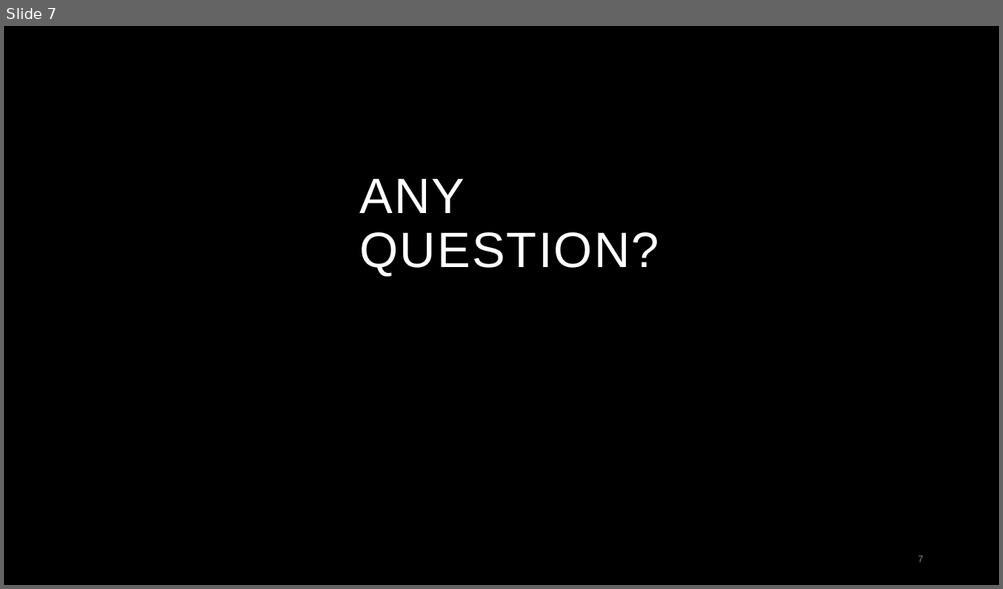
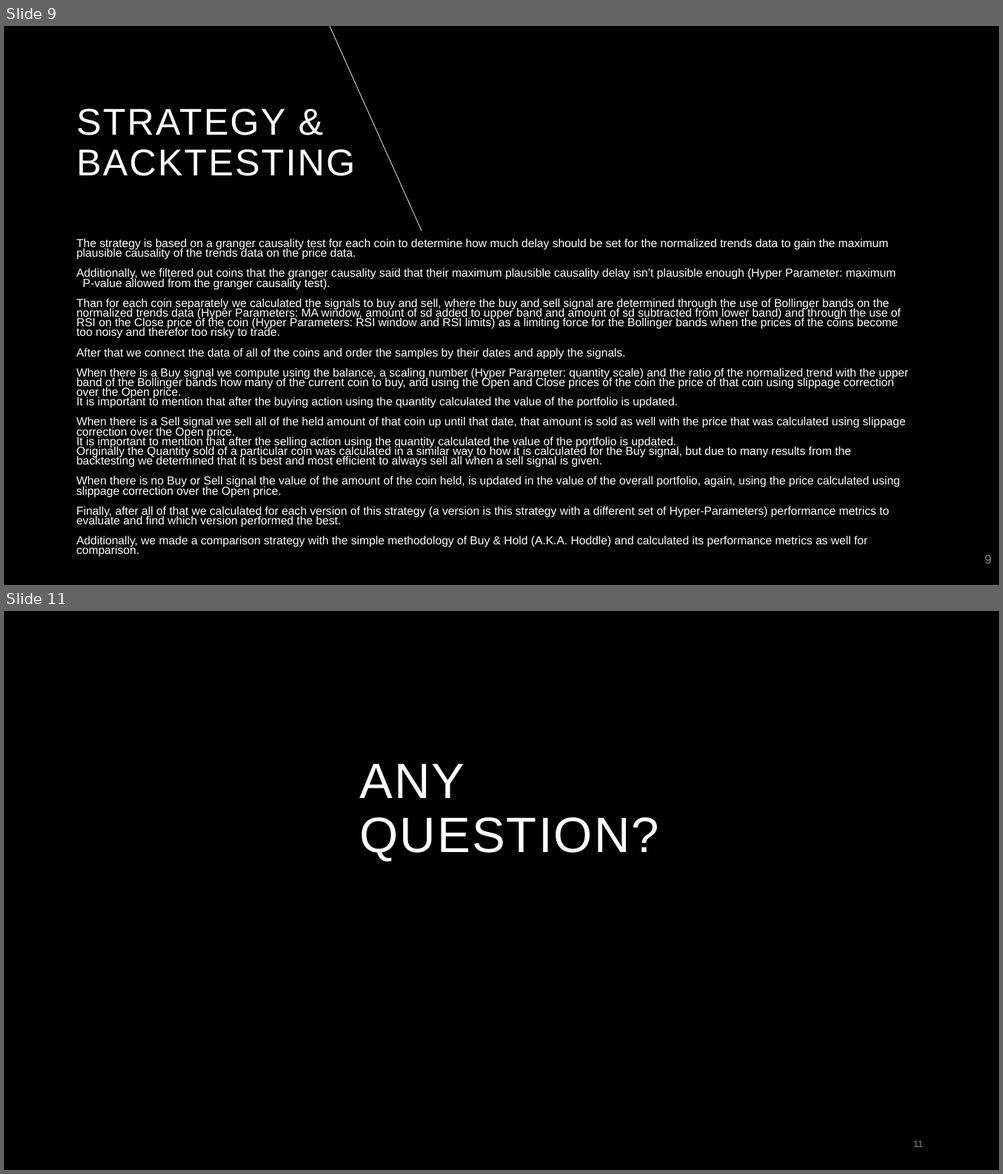
Before and after one commit to HillelCharbit/Trading-Algorithm-Project---google-trends, a slide deck: presentation/Trading Sentiment Analysis in Decentralized Cryptocurrencies.pptx. Shown one above the other, each under a label of ours: slide 7 before the commit, slides 9 and 11 after it; the slides between them are not shown. The pictures are 1003x589 and 1003x1174 pixels, drawn with LibreOffice and Linux fonts; fonts in the diff are those of the drawing; background and template pictures are left out. Boxes give left, top, right and bottom in pixels: in the first picture for what was removed or moved away, otherwise in the second. Text is boxed around its words. In the diff, an @@ line names an element or a change of style, - is before the commit and + after.

```diff
--- a/presentation/Trading Sentiment Analysis in Decentralized Cryptocurrencies.pptx
+++ b/presentation/Trading Sentiment Analysis in Decentralized Cryptocurrencies.pptx
@@ slide 9 added at box(4, 26, 999, 585), background #000000 @@
@@ line added from (330, 26) to (422, 231), #FFFFFF 0.5 pt @@
@@ title added at box(77, 108, 355, 176), 36 pt, text #FFFFFF @@
+STRATEGY & BACKTESTING
@@ text added at box(77, 238, 908, 557), 11.2 pt, text #FFFFFF @@
+The strategy is based on a granger causality test for each coin to determine how much delay should be set for the normalized trends data to gain the maximum plausible causality of the trends data on the price data.
+Additionally, we filtered out coins that the granger causality said that their maximum plausible causality delay isn’t plausible enough (Hyper Parameter: maximum P-value allowed from the granger causality test).
+Than for each coin separately we calculated the signals to buy and sell, where the buy and sell signal are determined through the use of Bollinger bands on the normalized trends data (Hyper Parameters: MA window, amount of sd added to upper band and amount of sd subtracted from lower band) and through the use of RSI on the Close price of the coin (Hyper Parameters: RSI window and RSI limits) as a limiting force for the Bollinger bands when the prices of the coins become too noisy and therefor too risky to trade.
+After that we connect the data of all of the coins and order the samples by their dates and apply the signals.
+When there is a Buy signal we compute using the balance, a scaling number (Hyper Parameter: quantity scale) and the ratio of the normalized trend with the upper band of the Bollinger bands how many of the current coin to buy, and using the Open and Close prices of the coin the price of that coin using slippage correction over the Open price.
+It is important to mention that after the buying action using the quantity calculated the value of the portfolio is updated.
+When there is a Sell signal we sell all of the held amount of that coin up until that date, that amount is sold as well with the price that was calculated using slippage correction over the Open price.
+It is important to mention that after the selling action using the quantity calculated the value of the portfolio is updated.
+Originally the Quantity sold of a particular coin was calculated in a similar way to how it is calculated for the Buy signal, but due to many results from the backtesting we determined that it is best and most efficient to always sell all when a sell signal is given.
+When there is no Buy or Sell signal the value of the amount of the coin held, is updated in the value of the overall portfolio, again, using the price calculated using slippage correction over the Open price.
+Finally, after all of that we calculated for each version of this strategy (a version is this strategy with a different set of Hyper-Parameters) performance metrics to evaluate and find which version performed the best.
+Additionally, we made a comparison strategy with the simple methodology of Buy & Hold (A.K.A. Hoddle) and calculated its performance metrics as well for comparison.
@@ page number added at box(984, 555, 991, 564), 12 pt, text #8C8C8C @@
+9
@@ what was slide 7 is now slide 11 @@
@@ page number at box(913, 1141, 922, 1147): text changed @@
-7
+11
```
Also in this commit, not shown: 4 slides changed, 3 other slides added, 7 other files.
